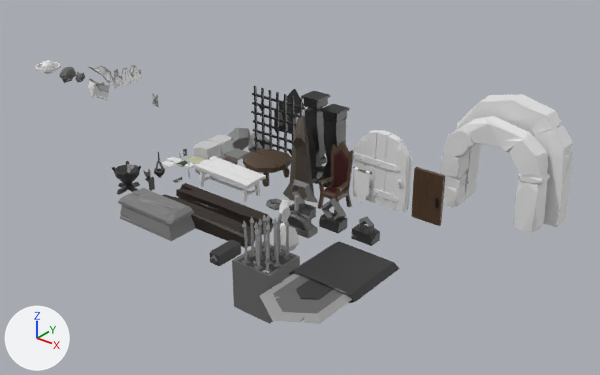
Renders of the Blender file Models/scene.blend from each side of a commit.
Rendered twice from a camera (50 mm lens) standing at (75.7, -66.0, 35.8) and looking at (25.9, -3.7, -2.8). Arrows for +X, +Y and +Z are at lower left; the lights stay in place.

The older version as bpy lines, for what is in view:
```python
ob_book_open = bpy.data.objects.new('Book_Open', me_cube_018)
ob_book_open.location = (15.25, -12.62, 0.0)
ob_crystal_pedal = bpy.data.objects.new('Crystal_Pedal', me_cube_047)
ob_crystal_pedal.location = (35.03, -17.14, 0.0)
ob_crystal_pedal.scale = (0.697, 0.697, 1.0)
ob_door = bpy.data.objects.new('Door', me_cube_035)
ob_door.location = (37.63, -6.0, 0.0)
ob_dooredge = bpy.data.objects.new('DoorEdge', me_cube_039)
ob_dooredge.location = (47.19, 0.7, 0.0)
ob_enemy_skull_0 = bpy.data.objects.new('Enemy_Skull_0', me_cube_001)
ob_enemy_skull_0.location = (-15.07, 0.0, 0.0)
ob_enemy_skull_0.scale = (0.622, 0.622, 0.622)
ob_enemy_skull_old_0 = bpy.data.objects.new('Enemy_Skull_Old_0', me_cube)
ob_enemy_skull_old_0.location = (-17.57, -0.06, -0.11)
ob_table_rectangular = bpy.data.objects.new('Table_Rectangular', me_cube_012)
ob_table_rectangular.location = (24.76, -12.8, 0.0)
ob_wood_cylinder = bpy.data.objects.new('Wood_Cylinder', me_cylinder)
ob_wood_cylinder.location = (26.76, -16.22, 0.0)
# also in view: 'Grave_Top' at (24.1, -22.1, 2.2); 'ChainStart' at (40.5, -12.7, 1.1); 'Grave_Base' at (24.1, -22.1, 0.9); 'Obstacle_GroundSpike_Base' at (36.0, -20.9, -2.1); 'Bars' at (24.4, -5.4, 3.9)
```
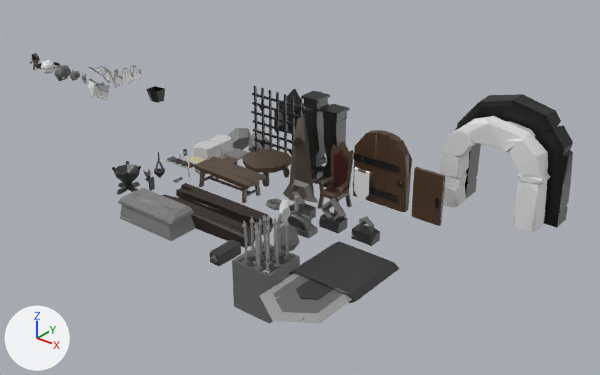
What differs and where, as boxes [x1, y1, x2, y2] in the pictures (600 x 375 px):
'DoorEdge', recoloured (grey to black): [455, 94, 573, 228] in both
'Table_Rectangular', recoloured (white to brown): [194, 156, 266, 203] in both
'Enemy_Skull_Old_0', moved: before [60, 67, 76, 81]; after [54, 65, 71, 79]
'Book_Open_Light', added: after [147, 86, 165, 102]
'Enemy_Skull_0', moved: before [75, 71, 85, 81]; after [70, 69, 80, 80]
'Enemy_Necromancer_Body', added: after [31, 53, 40, 70]
'Book_Open', moved (not visible afterwards): before [161, 161, 175, 167]
part 1 of me_cube_035, recoloured: [353, 134, 403, 202] in both
part 2 of me_cube_035, recoloured (grey to brown): [374, 130, 392, 206] in both
part 3 of me_cube_035, recoloured (grey to brown): [384, 133, 402, 209] in both
part 4 of me_cube_035, recoloured (grey to brown): [394, 140, 412, 212] in both
part 5 of me_cube_035, recoloured (grey to brown): [365, 130, 380, 199] in both
part 6 of me_cube_035, recoloured (grey to brown): [365, 137, 376, 202] in both
part 7 of me_cube_047, recoloured: [280, 225, 300, 252] in both

Patch to the scene script:
```diff
--- a/Models/scene.blend.py
+++ b/Models/scene.blend.py
@@ me_cube_012 @@
 me_cube_012.from_pydata(...)  # 100 vertices, 168 faces; spans x -3.56..3.51, y -1.63..1.19, z 0.02..2.25
+me_cube_012.materials.append(mat_material)  # picture img_palette_tga
@@ me_cube_035 @@
 me_cube_035.from_pydata(...)  # 317 vertices, 602 faces; spans x -2.96..2.88, y -0.69..0.64, z 0.0..7.17
 # used by ob_door; location = (37.63, -6.0, 0.0)
+# me_cube_035 part 1: 322 of the faces centred in x -2.96..2.51, y -0.64..0.64, z 0.0..6.71 switch from no material to mat_material (picture img_palette_tga)
+# me_cube_035 part 2: 70 of the faces centred in x -0.6..0.6, y -0.45..0.4, z 0.0..7.16 switch from no material to mat_material (picture img_palette_tga)
+# me_cube_035 part 3: 70 of the faces centred in x 0.55..1.79, y -0.47..0.44, z 0.0..7.13 switch from no material to mat_material (picture img_palette_tga)
+# me_cube_035 part 4: 70 of the faces centred in x 1.63..2.86, y -0.48..0.43, z 0.0..6.7 switch from no material to mat_material (picture img_palette_tga)
+# me_cube_035 part 5: 27 of the faces centred in x -1.78..-0.6, y -0.44..0.4, z 4.68..7.16 switch from no material to mat_material (picture img_palette_tga)
+# me_cube_035 part 6: 11 of the faces centred in x -1.79..-0.6, y -0.45..0.4, z 2.35..4.0 switch from no material to mat_material (picture img_palette_tga)
@@ me_cube_039 @@
 me_cube_039.from_pydata(...)  # 123 vertices, 100 faces; spans x -5.69..5.48, y -1.14..1.2, z 0.0..10.82
+me_cube_039.materials.append(mat_material)  # picture img_palette_tga
@@ me_cube_047 @@
 me_cube_047.from_pydata(...)  # 94 vertices, 178 faces; spans x -1.44..1.74, y -1.55..0.92, z -0.89..1.92
 # used by ob_crystal_pedal; location = (35.03, -17.14, 0.0); scale = (0.697, 0.697, 1.0)
+# me_cube_047 part 7: 66 of the faces centred in x -0.51..1.72, y -1.18..0.71, z -0.89..1.3 switch from no material to mat_material (picture img_palette_tga)
@@ me_cube_042 @@
+me_cube_042.from_pydata(...)  # 27 vertices, 44 faces; spans x -0.83..0.85, y -0.51..0.57, z -1.05..1.35
+me_cube_042.materials.append(mat_material)  # picture img_palette_tga
@@ me_cube_052 @@
+me_cube_052.from_pydata(...)  # 80 vertices, 128 faces; spans x -1.03..0.9, y -0.69..0.69, z 0.07..1.64
+me_cube_052.materials.append(mat_material)  # picture img_palette_tga
@@ ob_book_open @@
 ob_book_open = bpy.data.objects.new('Book_Open', me_cube_018)
-ob_book_open.location = (15.25, -12.62, 0.0)
+ob_book_open.location = (0.0, 0.0, 0.0)
@@ ob_enemy_skull_0 @@
 ob_enemy_skull_0 = bpy.data.objects.new('Enemy_Skull_0', me_cube_001)
-ob_enemy_skull_0.location = (-15.07, 0.0, 0.0)
+ob_enemy_skull_0.location = (-16.21, 0.0, 0.0)
 ob_enemy_skull_0.scale = (0.622, 0.622, 0.622)
@@ ob_enemy_skull_old_0 @@
 ob_enemy_skull_old_0 = bpy.data.objects.new('Enemy_Skull_Old_0', me_cube)
-ob_enemy_skull_old_0.location = (-17.57, -0.06, -0.11)
+ob_enemy_skull_old_0.location = (-18.71, -0.06, -0.11)
@@ ob_enemy_necromancer_body @@
+ob_enemy_necromancer_body = bpy.data.objects.new('Enemy_Necromancer_Body', me_cube_042)
+ob_enemy_necromancer_body.location = (-25.52, 0.21, 0.06)
@@ ob_book_open_light @@
+ob_book_open_light = bpy.data.objects.new('Book_Open_Light', me_cube_052)
+ob_book_open_light.location = (0.0, 0.0, 0.0)
```
